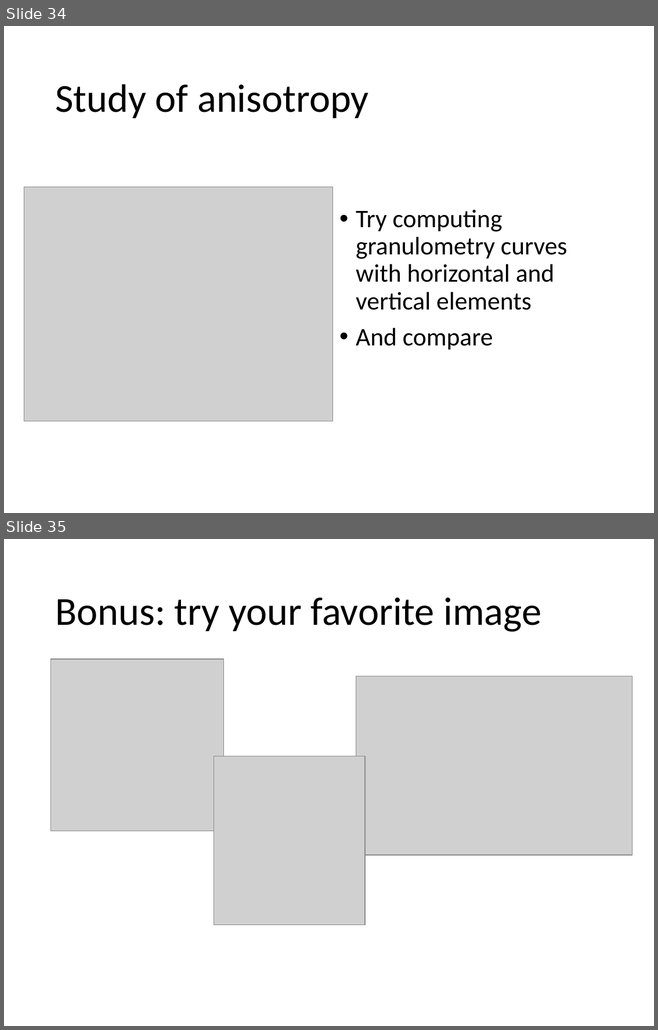
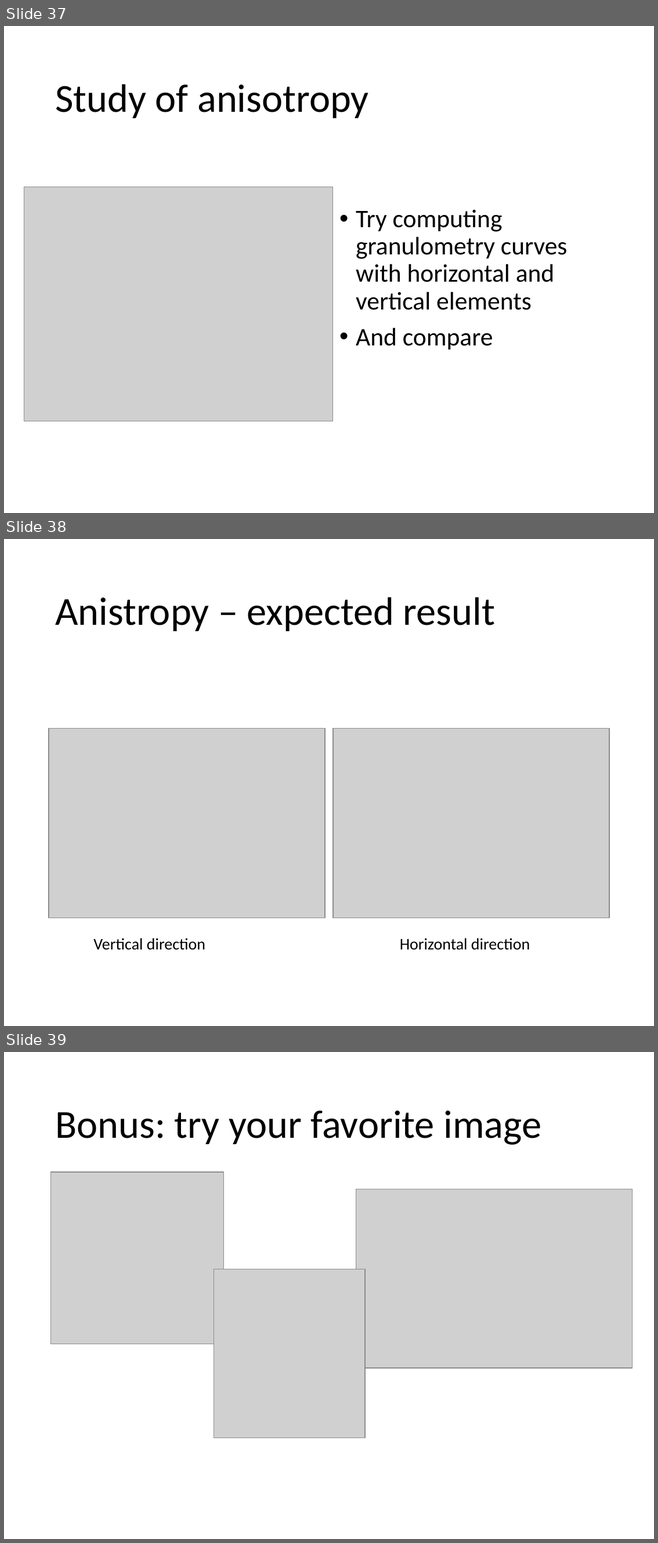
Before and after one commit to dlegland/image-analysis-practical-2023, a slide deck: practical/manual/ImageAnalysis-practical.pptx. Shown one above the other, each under a label of ours: slides 34 and 35 before the commit, slides 37, 38 and 39 after it. The pictures are 658x1030 and 658x1543 pixels, drawn with LibreOffice and Linux fonts; fonts in the diff are those of the drawing; grey boxes stand for pictures. Boxes give left, top, right and bottom in pixels: in the first picture for what was removed or moved away, otherwise in the second. Text is boxed around its words. In the diff, an @@ line names an element or a change of style, - is before the commit and + after.

```diff
--- a/practical/manual/ImageAnalysis-practical.pptx
+++ b/practical/manual/ImageAnalysis-practical.pptx
@@ slide 38 added at <box>4,539,654,1026</box>, background #FFFFFF @@
@@ title added at <box>55,597,495,631</box>, 44 pt, text #000000 @@
+Anistropy – expected result
@@ picture added at <box>49,729,325,918</box> @@
@@ picture added at <box>333,729,609,918</box> @@
@@ text added at <box>93,938,205,950</box>, 18 pt, text #000000 @@
+Vertical direction
@@ text added at <box>400,938,529,950</box>, 18 pt, text #000000 @@
+Horizontal direction
@@ what was slide 34 is now slide 37 @@
@@ what was slide 35 is now slide 39 @@
```
Also in this commit, not shown: 5 slides changed, 3 other slides added.
